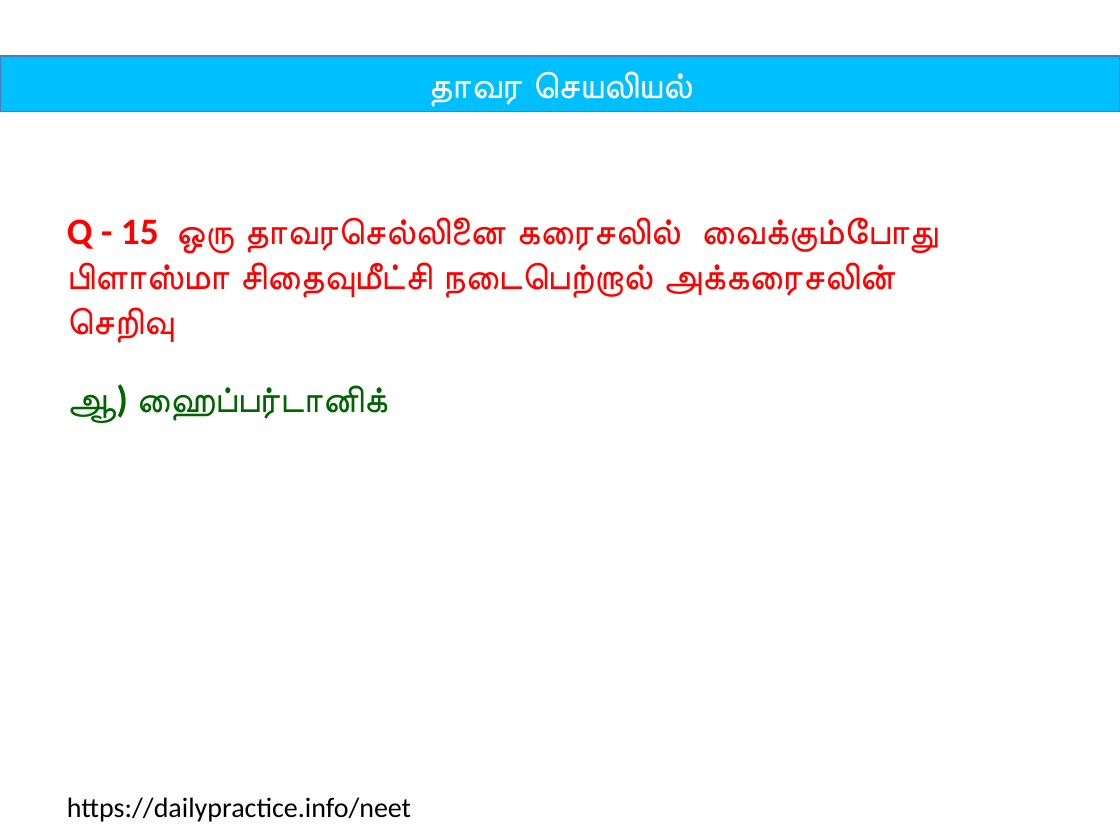
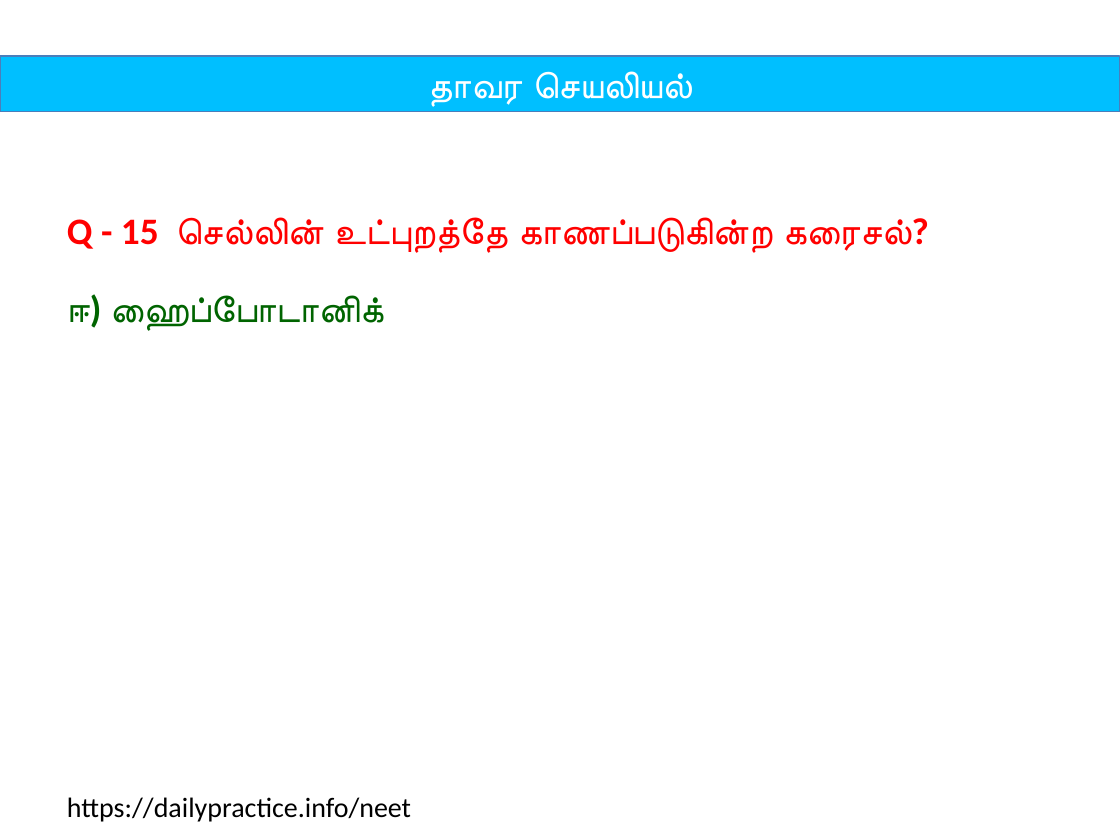
Before and after one commit to tvmani/tvmani.github.io, a slide deck: slide 31 of tamil_biology/unit_05_plant_physiology.pptx. Drawn at 1120x840 pixels with LibreOffice and Linux fonts; fonts in the diff are those of the drawing. Boxes give left, top, right and bottom in pixels: in the first picture for what was removed or moved away, otherwise in the second. Text is boxed around its words. In the diff, an @@ line names an element or a change of style, - is before the commit and + after.

```diff
--- a/tamil_biology/unit_05_plant_physiology.pptx
+++ b/tamil_biology/unit_05_plant_physiology.pptx
@@ text at box(67, 217, 929, 331): text changed @@
-Q - 15 ஒரு தாவரசெல்லினை கரைசலில் வைக்கும்போது பிளாஸ்மா சிதைவுமீட்சி நடைபெற்றால் அக்கரைசலின் செறிவு
-ஆ) ஹைப்பர்டானிக்
+Q - 15 செல்லின் உட்புறத்தே காணப்படுகின்ற கரைசல்?
+ஈ) ஹைப்போடானிக்
```
Also in this commit, not shown: 1 other slide changed, 2 other files.
